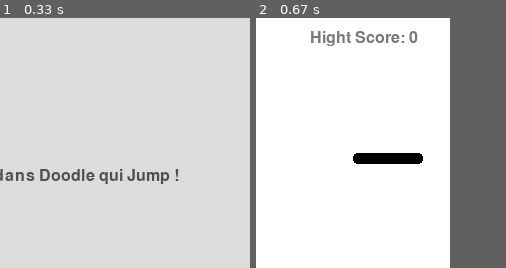
Above: before the commit, frames 1-2 (left to right).
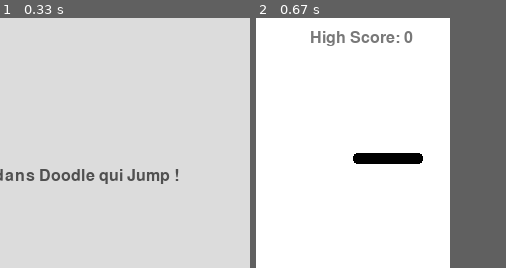
Above: after the commit, the same moments.

Repository: M1n-0/pygame
Game: pygame game, started from Game.py
Two runs of this game, one before a commit and one after it. Both use one fixed random seed, a clock stepped at 60 frames per second and the inputs below.
Inputs:
- Up to frame 1 (0.33 s): no input
- Up to frame 2 (0.67 s): tap Space at 0.33 s
The pictures show only the part of the screen within x 41-91%, y 0-50%; the shares and areas given below are measured in that part.

Frame 1 is identical in both runs. In frame 2, 0.8% of the frame differs, in the area x 36-65%, y 5-10%.

Commit message:
add savee high score

Diff:
--- a/Game.py
+++ b/Game.py
@@ -2,13 +2,34 @@
 from Player import *
 from Plateform import *
 from random import randint
+import os
+
+print(f"Current working directory: {os.getcwd()}")
+print(f"Can write to current directory: {os.access(os.getcwd(), os.W_OK)}")
+
+print("Saved successfully. Check highscore.txt.")
+
+def load_high_score(filename="highscore.txt"):
+    try:
+        with open(filename, "r") as file:
+            return int(file.read().strip())  # Convertit proprement en entier
+    except (FileNotFoundError, ValueError):  # Si le fichier est manquant ou corrompu
+        return 0
+
+def save_high_score(high_score, filename="highscore.txt"):
+    try:
+        with open(filename, "w") as file:
+            file.write(str(high_score))  # Écrit uniquement le score
+    except Exception as e:
+        print(f"Error saving high score: {e}")
+
 
 def play(running):
     font = pygame.font.Font("freesansbold.ttf", 16)
     timer = pygame.time.Clock()
     backround = (255,255,255)
     score = 0
-    hightScore = 0
+    hightScore = load_high_score()
     gameOver = False
 
     screen = pygame.display.set_mode([400, 500]) #setup de la taille de l'écran
@@ -25,7 +46,7 @@
         screen.blit(player.sprite, (player.x, player.y))
         scoreText = font.render("Score: " + str(score), True, (120,120,120), backround)
         screen.blit(scoreText, (0, 12))
-        hightScoreText = font.render("Hight Score: " + str(score), True, (120,120,120), backround)
+        hightScoreText = font.render("High Score: " + str(hightScore), True, (120,120,120), backround)
         screen.blit(hightScoreText, (260, 12))
         blocks = []
 
@@ -60,14 +81,18 @@
                 if plateforms[i].affichage(player.yChange): #ici on remplace la plateforme si elle sort par une nouvelle en haut de l'écran et on ajout +1 au score
                     plateforms[i] = Plateform(randint(0, 330), randint(-30, 10), 0)
                     score += 1
-                    if score > hightScore:
-                        hightScore = score
+
 
         if player.y > 435:
             gameOver = True
             player.yChange = 0
 
         if gameOver:
+            if score > hightScore:
+                print(f"New high score: {score}")  # Ajoutez ce print pour voir le score
+                save_high_score(score)  # Appelle la sauvegarde
+            else:
+                print(f"Game over. Score: {score}, High score: {hightScore}")
             pygame.mixer.music.stop()
             screen.fill(backround)
             running = False
